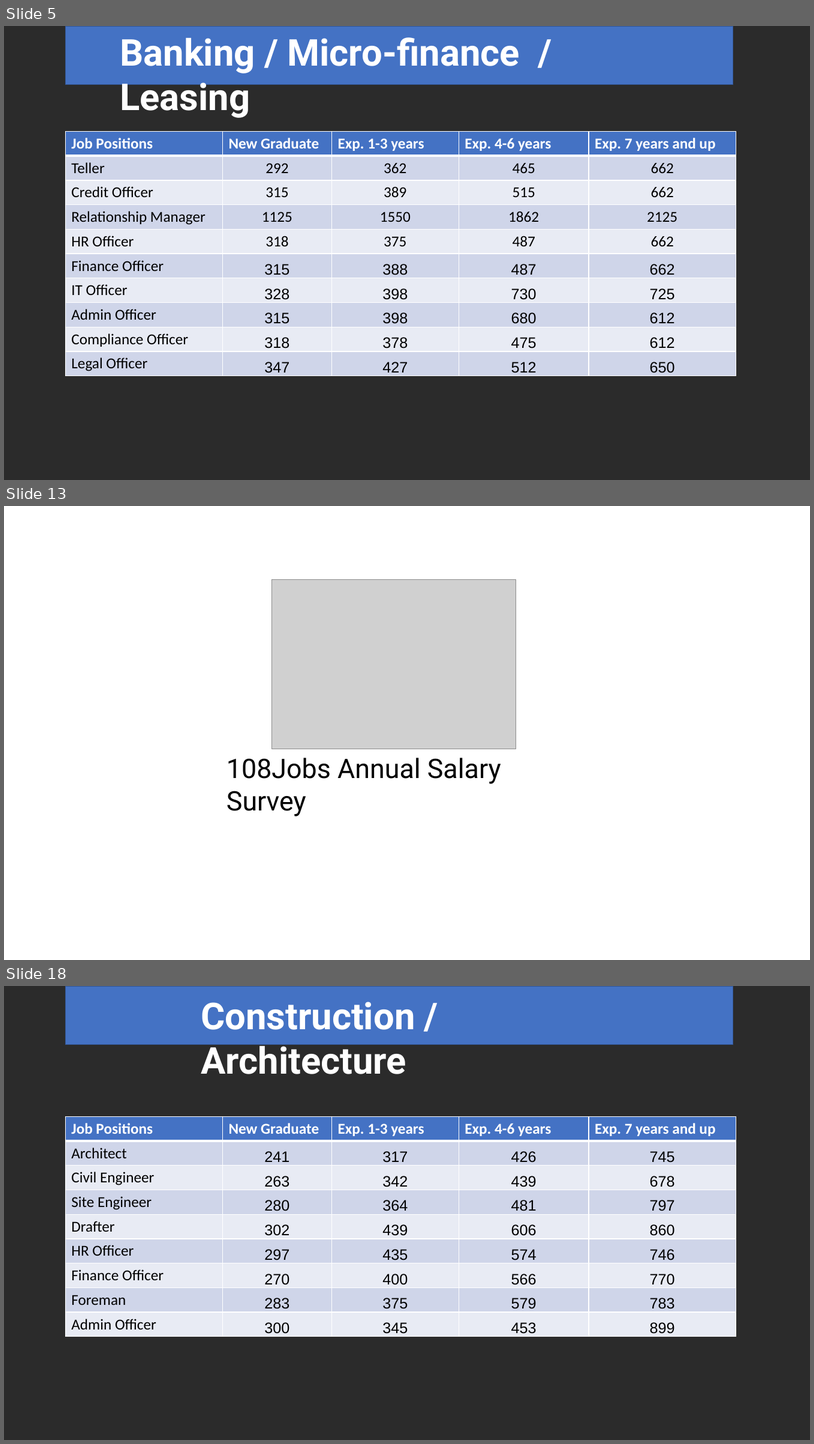
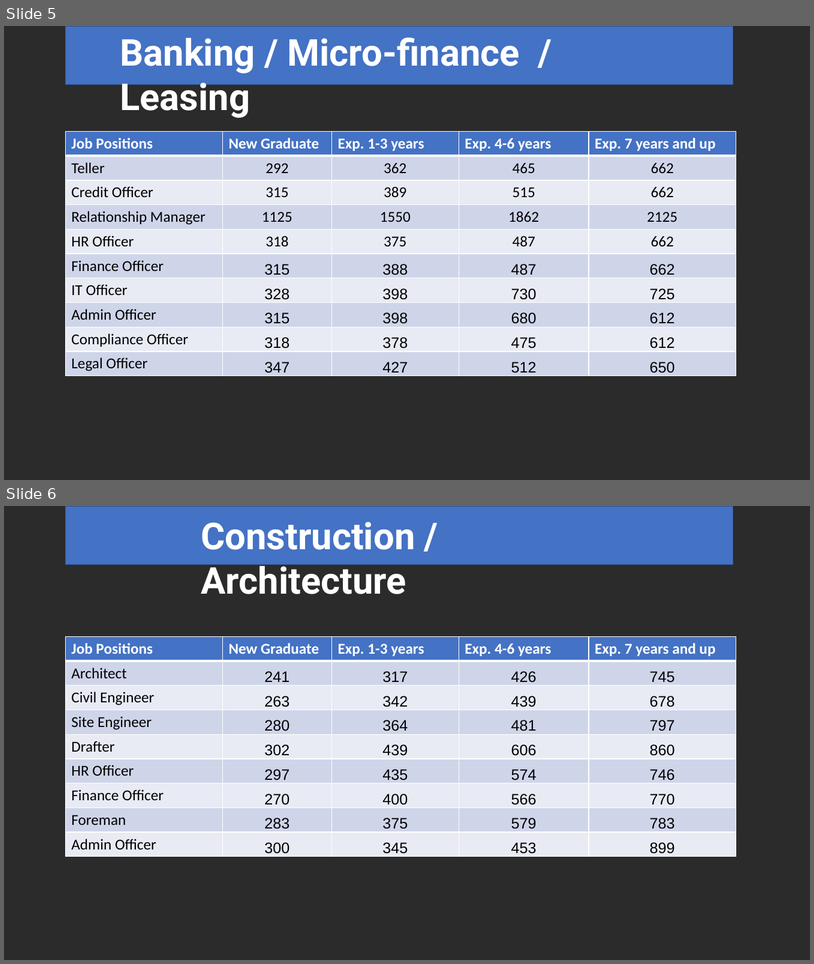
Before and after one commit to Phoud/108salarysurvey2, a slide deck: Presentation/Presentation.pptx. Shown one above the other, each under a label of ours: slides 5, 13 and 18 before the commit, slides 5 and 6 after it; the slides between them are not shown. The pictures are 814x1444 and 814x964 pixels, drawn with LibreOffice and Linux fonts; fonts in the diff are those of the drawing; grey boxes stand for pictures; background and template pictures are left out; a plain dark background stands for a picture behind light text. Boxes give left, top, right and bottom in pixels: in the first picture for what was removed or moved away, otherwise in the second. Text is boxed around its words. In the diff, an @@ line names an element or a change of style, - is before the commit and + after.

```diff
--- a/Presentation/Presentation.pptx
+++ b/Presentation/Presentation.pptx
@@ slide 13 removed at (x1=4, y1=506, x2=810, y2=960), background picture (left out) @@
@@ picture removed at (x1=272, y1=580, x2=516, y2=748) @@
@@ text removed at (x1=227, y1=757, x2=501, y2=816) @@
-108Jobs Annual Salary Survey
@@ what was slide 18 is now slide 6 @@
```
Also in this commit, not shown: 1 slide changed, 6 slides added, 10 other slides removed, 4 other files.
